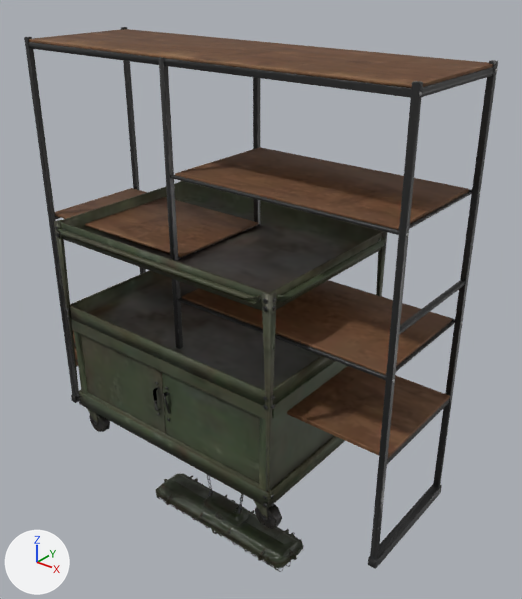
One commit to the glTF model places/dress/lab.glb: the scene before it, then after it.
Before and after are seen from a 50 mm camera at (2.51, -2.76, 2.74) aimed at (0.19, 0.14, 0.94). Lighting does not change. The marker at lower left points along +X, +Y and +Z. The picture after the commit comes second. Where no turn or scale is listed for an object, it has been applied to the vertices.

The first picture shows 'caged_hanging_light', 'industrial_storage_cart', 'steel_frame_shelves_03'.
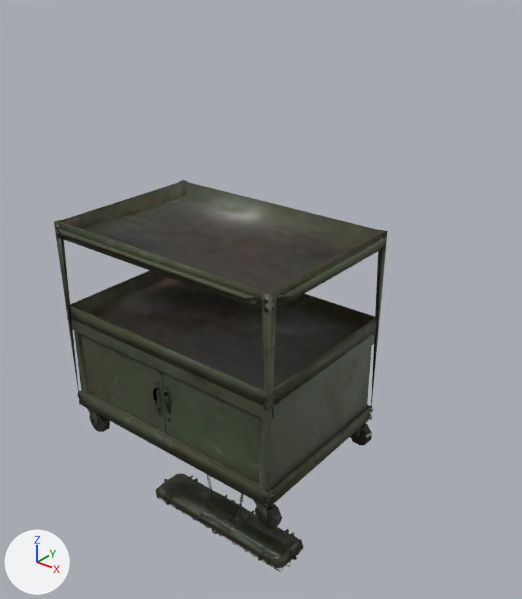
Pixel boxes [x1, y1, x2, y2] of what changed, in the pictures (522 x 599 px):
'steel_frame_shelves_03', deleted: before [24, 27, 498, 569]
    faces in mat_steel_frame_shelves_03_drawers: [55, 147, 469, 459]
    faces in mat_steel_frame_shelves_03: [24, 27, 498, 569]

Edits to the bpy script that builds the scene:
```text
Remove ob_steel_frame_shelves_03:
    ob_steel_frame_shelves_03 = bpy.data.objects.new('steel_frame_shelves_03', me_cube_003)
    ob_steel_frame_shelves_03.location = (0.131, -0.001, 1.156)
```
